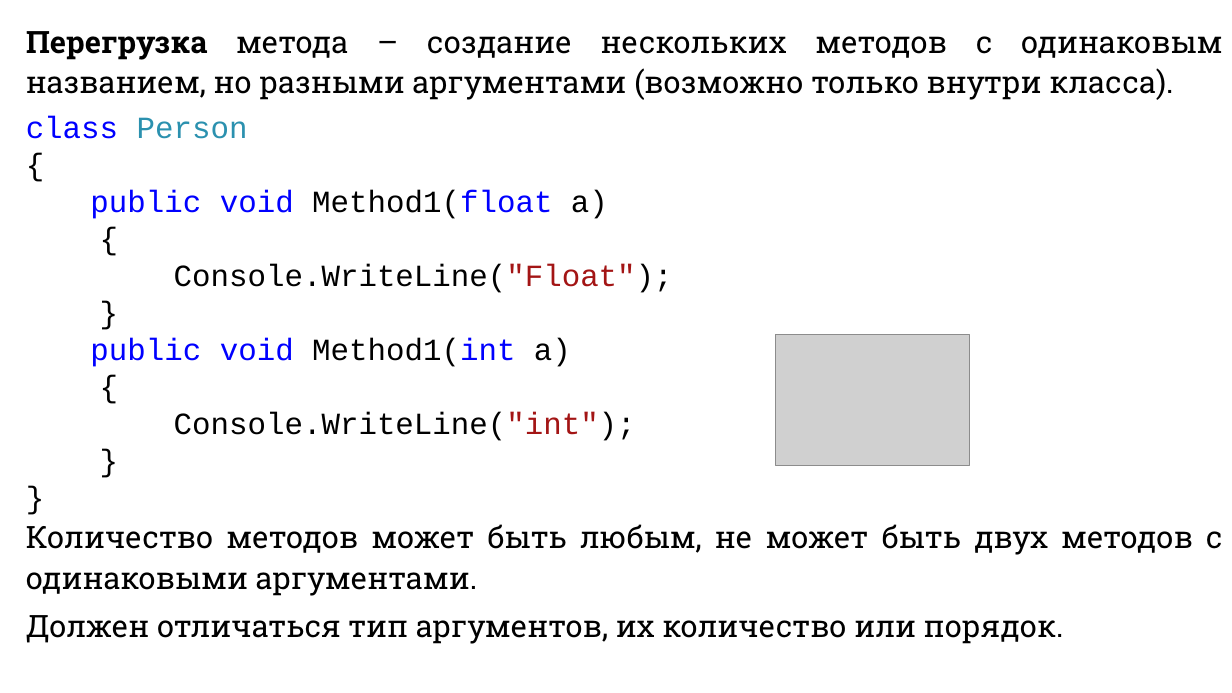
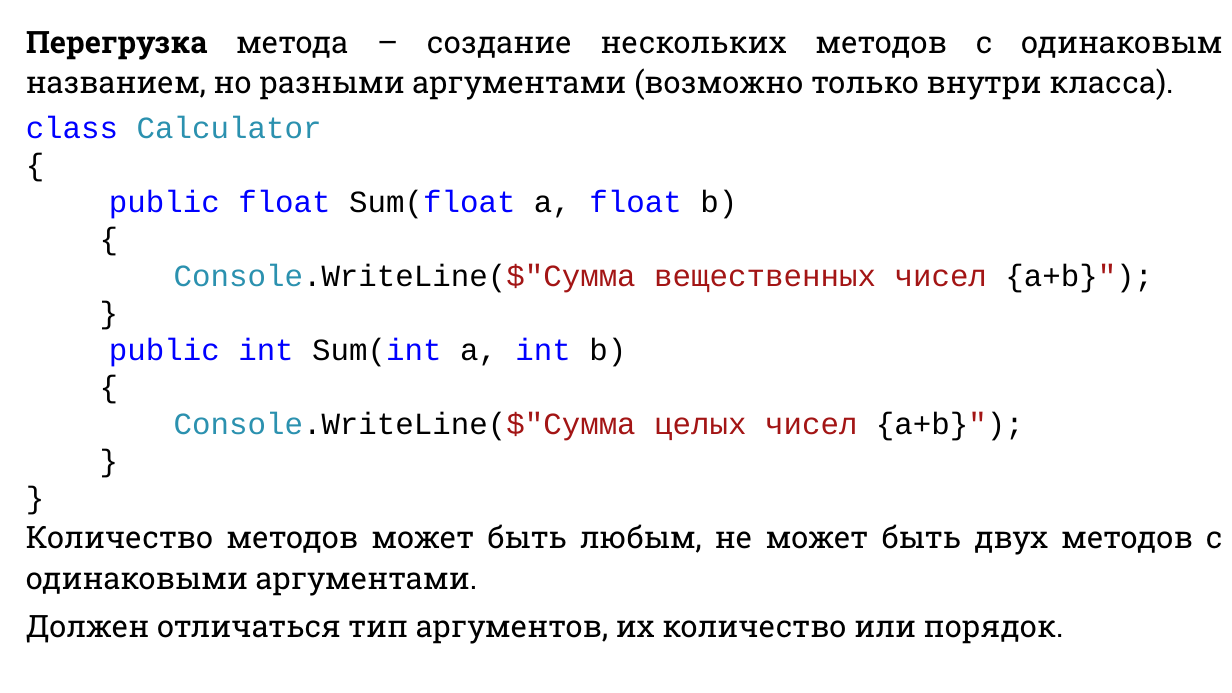
Before and after one commit to DaniilKlyukin/ITiP-1, a slide deck: slide 14 of Лекции/ИТиП лек 6 (практическая 3).pptx. Drawn at 1232x693 pixels with LibreOffice and Linux fonts; fonts in the diff are those of the drawing; grey boxes stand for pictures. Boxes give left, top, right and bottom in pixels: in the first picture for what was removed or moved away, otherwise in the second. Text is boxed around its words. In the diff, an @@ line names an element or a change of style, - is before the commit and + after.

```diff
--- a/Лекции/ИТиП лек 6 (практическая 3).pptx
+++ b/Лекции/ИТиП лек 6 (практическая 3).pptx
@@ text at bbox=[26, 116, 322, 139]: text changed @@
-class Person
+class Calculator
@@ text at bbox=[109, 190, 737, 219]: text changed @@
-public void Method1(float a)
+public float Sum(float a, float b)
@@ text at bbox=[174, 264, 1153, 293]: text changed; text colour #000000 to #A31515 @@
-Console.WriteLine("Float");
+Console.WriteLine($"Сумма вещественных чисел {a+b}");
@@ text at bbox=[109, 338, 626, 367]: text changed @@
-public void Method1(int a)
+public int Sum(int a, int b)
@@ picture removed at bbox=[776, 335, 970, 466] @@
@@ text at bbox=[174, 411, 1024, 441]: text changed @@
-Console.WriteLine("int");
+Console.WriteLine($"Сумма целых чисел {a+b}");
```
Also in this commit, not shown: 2 other slides changed, 2 slides added, 1 other file.
